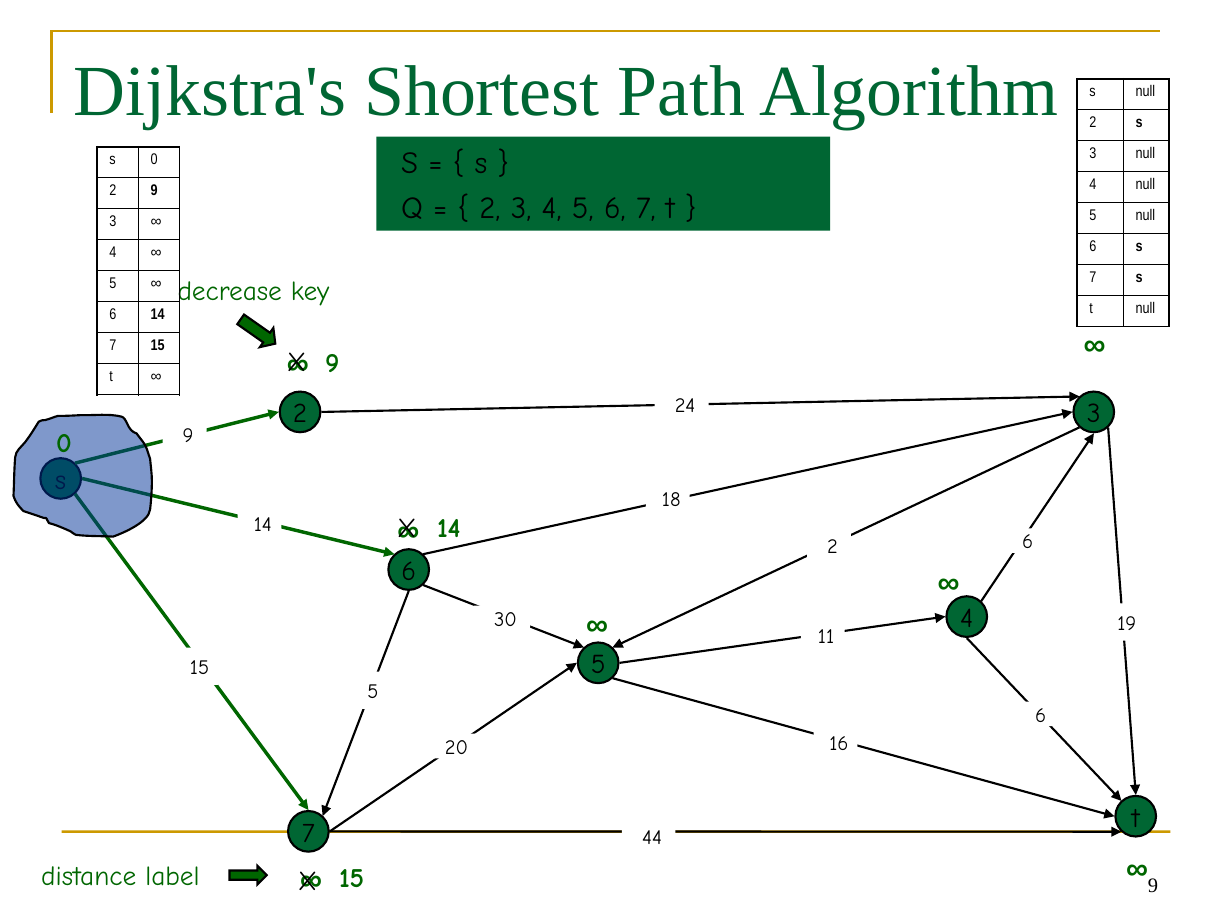
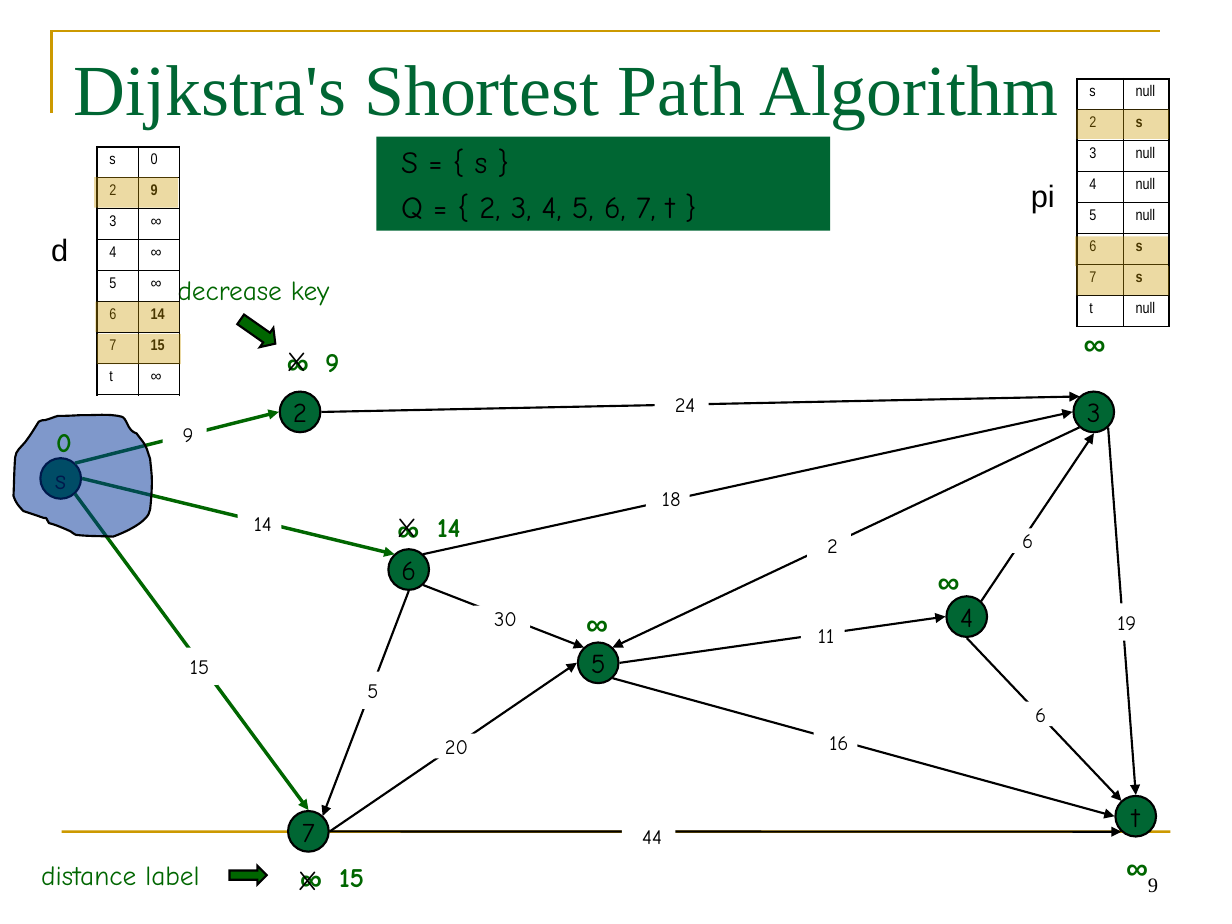
Before and after one commit to rugbyprof/3013-Algorithms, a slide deck: slide 9 of Lectures/demo-dijkstra.ppt. Drawn at 1232x924 pixels with LibreOffice and Linux fonts; fonts in the diff are those of the drawing. Boxes give left, top, right and bottom in pixels: in the first picture for what was removed or moved away, otherwise in the second. Text is boxed around its words. In the diff, an @@ line names an element or a change of style, - is before the commit and + after.

```diff
--- a/Lectures/demo-dijkstra.ppt
+++ b/Lectures/demo-dijkstra.ppt
@@ rectangle added at bbox=[1077, 110, 1169, 139], fill #CC9900 at 36% opacity @@
@@ rectangle added at bbox=[94, 177, 177, 208], fill #CC9900 at 36% opacity @@
@@ text added at bbox=[1031, 184, 1055, 213], 18 pt, text #000000 @@
+pi
@@ text added at bbox=[51, 238, 68, 262], 18 pt, text #000000 @@
+d
@@ rectangle added at bbox=[1076, 237, 1168, 266], fill #CC9900 at 36% opacity @@
@@ rectangle added at bbox=[1077, 266, 1169, 296], fill #CC9900 at 36% opacity @@
@@ rectangle added at bbox=[95, 302, 179, 333], fill #CC9900 at 36% opacity @@
@@ rectangle added at bbox=[97, 334, 181, 365], fill #CC9900 at 36% opacity @@
```
Also in this commit, not shown: 16 other slides changed, 4 other files.
